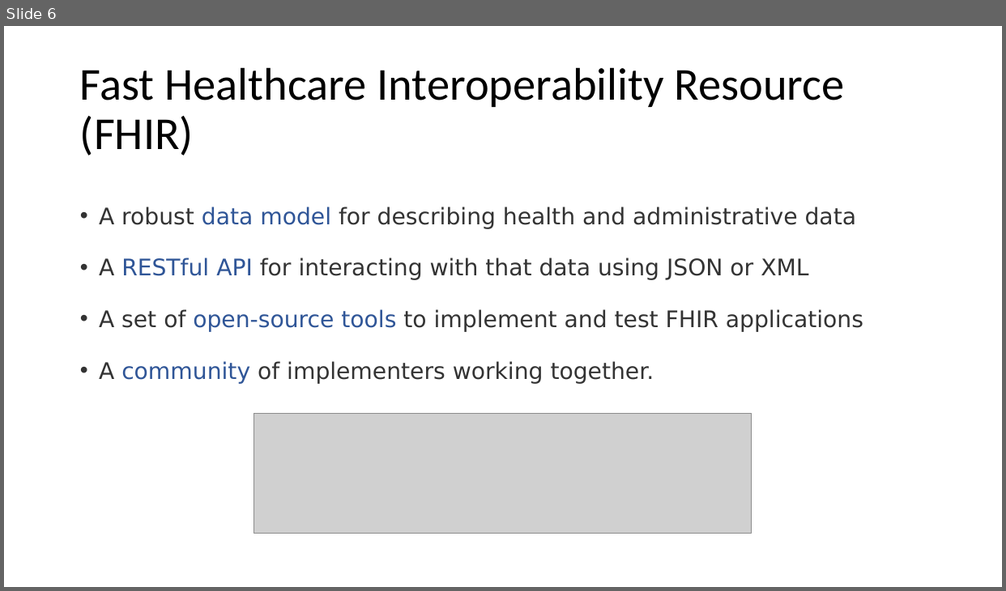
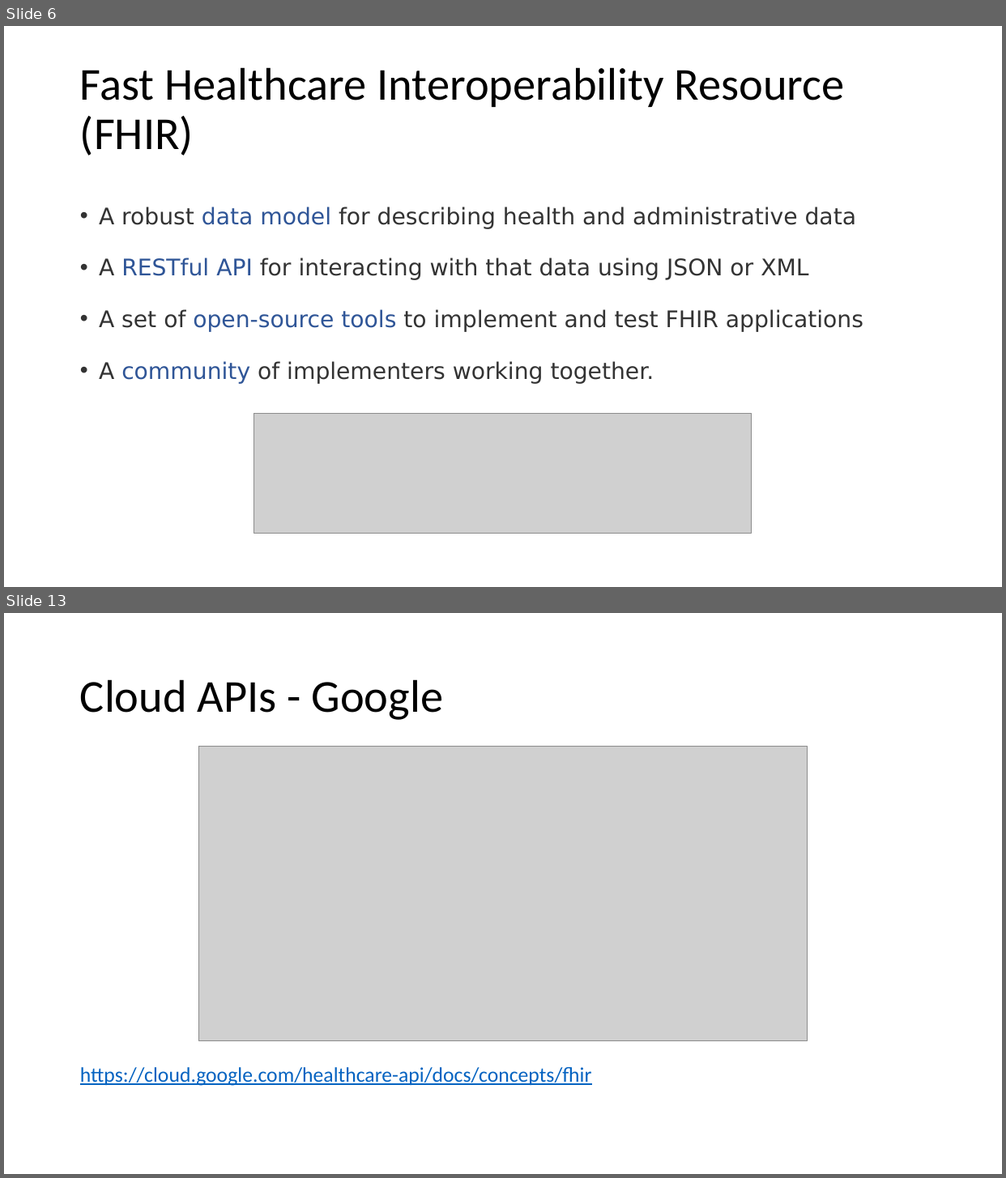
Before and after one commit to sharvkk/cotiviti-summer-internship, a slide deck: Interoperability Technology in Healthcare.pptx. Shown one above the other, each under a label of ours: slide 6 before the commit, slides 6 and 13 after it; the slides between them are not shown. The pictures are 1006x591 and 1006x1178 pixels, drawn with LibreOffice and Linux fonts; fonts in the diff are those of the drawing; grey boxes stand for pictures. Boxes give left, top, right and bottom in pixels: in the first picture for what was removed or moved away, otherwise in the second. Text is boxed around its words. In the diff, an @@ line names an element or a change of style, - is before the commit and + after.

```diff
--- a/Interoperability Technology in Healthcare.pptx
+++ b/Interoperability Technology in Healthcare.pptx
@@ slide 13 added at (4,613,1002,1174), background #FFFFFF @@
@@ title added at (80,679,444,720), 44 pt, text #000000 @@
+Cloud APIs - Google
@@ picture added at (198,747,807,1041) @@
@@ text added at (80,1067,592,1086), 20 pt, text #0563C1, underline @@
+https://cloud.google.com/healthcare-api/docs/concepts/fhir
```
Also in this commit, not shown: 4 slides changed, 6 other slides added.
